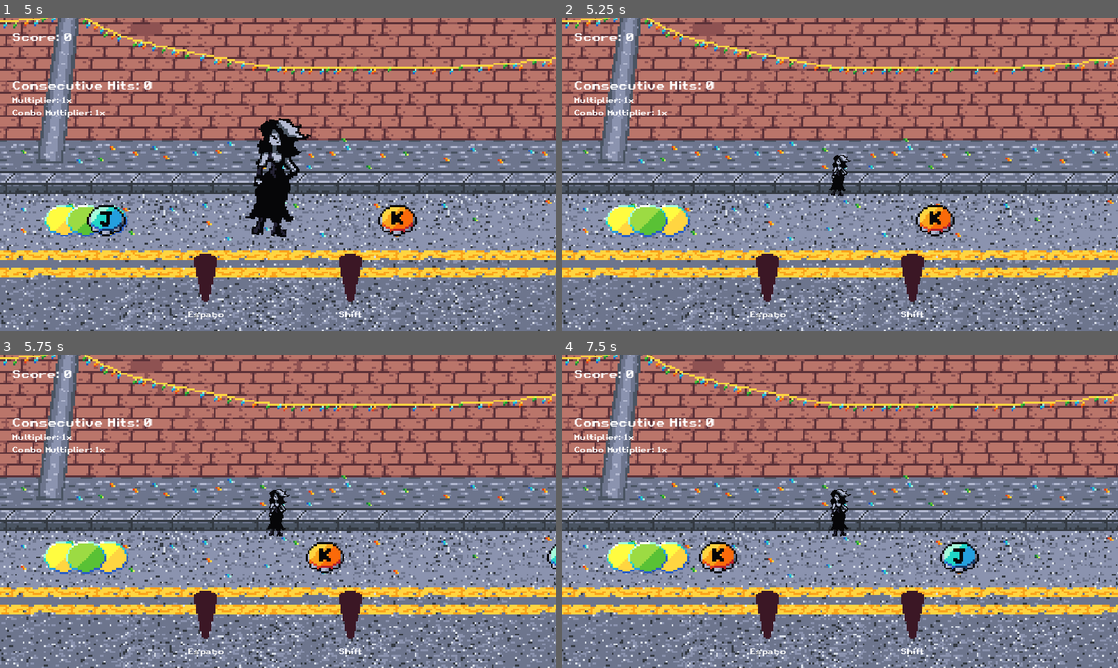
Above: before the commit, frames 1-4 (two rows, left to right).
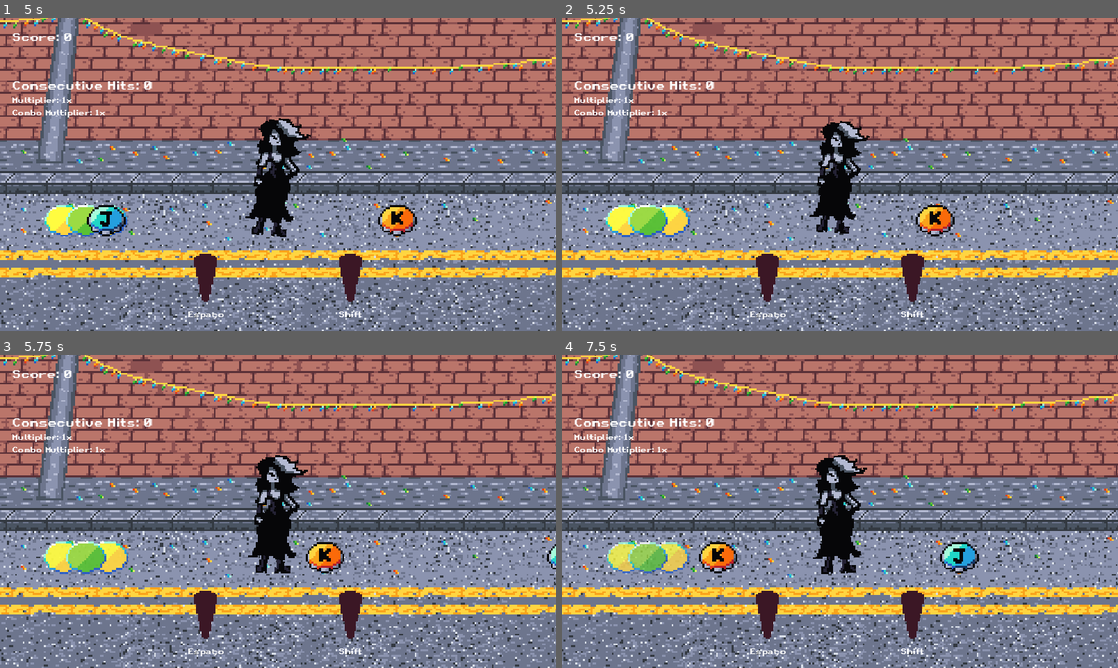
Above: after the commit, the same moments.

Repository: Yuri-amaralsantos/gameRitmo
Game: Godot game, scene res://Scenes/scene_test/scene_test.tscn
Two runs of this game, one before a commit and one after it. Both use one fixed random seed, a clock stepped at 60 frames per second and the inputs below.
Inputs:
- Up to frame 1 (5 s): tap Space (Combo) at 0.6, 1.55, 2.1, 3.05, 4.55 s; tap Shift (SpeedNotes) at 0.8, 1.35, 2.3, 3.8 s; tap D (Internote1) at 2.85 s; tap F (Internote2) at 3.6 s; tap J (Internote3) at 4.35 s
- Up to frame 2 (5.25 s): tap K (Internote4) at 5.1 s
- Up to frame 3 (5.75 s): tap Shift (SpeedNotes) at 5.3 s
- Up to frame 4 (7.5 s): tap Shift (SpeedNotes) at 5.85, 6.8, 7.35 s; tap Space (Combo) at 6.05, 6.6 s

Frame 1 is identical in both runs. In frame 2, 1.8% of the frame differs, in the area x 44-56%, y 32-69%; in frame 3, 2.0%; in frame 4, 2.8%, in the area x 8-55%, y 32-70%.

Commit message:
sistema de som funcionando

Diff:
--- a/Autoloads/signal_manager.gd
+++ b/Autoloads/signal_manager.gd
@@ -8,3 +8,4 @@
 signal on_speed_changed
 signal on_speed_default
 signal on_combo_cleared
+signal on_audio_play(note: String)
--- a/Scenes/character/character.tscn
+++ b/Scenes/character/character.tscn
@@ -32,7 +32,7 @@
 "times": PackedFloat32Array(0, 0.1, 0.3, 0.4),
 "transitions": PackedFloat32Array(1, 1, 1, 1),
 "update": 0,
-"values": [Vector2(0.4, 0.4), Vector2(0.35, 0.35), Vector2(0.45, 0.45), Vector2(0.4, 0.4)]
+"values": [Vector2(1, 1), Vector2(0.95, 0.95), Vector2(1.05, 1.05), Vector2(1, 1)]
 }
 
 [sub_resource type="AnimationLibrary" id="AnimationLibrary_tgcov"]
--- a/Scenes/combo/combo.gd
+++ b/Scenes/combo/combo.gd
@@ -4,9 +4,7 @@
 @onready var note_2: Node2D = $MarginContainer/Internotes/Internote2/Note2
 @onready var note_3: Node2D = $MarginContainer/Internotes/Internote3/Note3
 
-
 var internotes_added: bool = false
-
 
 var note_1_on_tree: bool = false
 var note_2_on_tree: bool = false
@@ -66,6 +64,7 @@
 func on_combo_failed() -> void:
 	reset_wrong_note_finder()
 	GameManager.reset_combo_percentage()
+	SignalManager.on_audio_play.emit("combo_failed")
 	print("combo failed")
 	remove_internotes()
 	reset_combo()
@@ -79,6 +78,7 @@
 		ScoreManager.add_combo_points()
 		GameManager.reset_combo_percentage()
 		internotes_added = false
+		SignalManager.on_audio_play.emit("combo_cleared")
 		reset_combo()
 		reset_wrong_note_finder()
 		SignalManager.on_combo_cleared.emit()
@@ -90,6 +90,7 @@
 func active_combo() -> void:
 	if combo_cooldown.value >= GameManager.combo_cooldown_max_value and Input.is_action_just_pressed("Combo") and GameManager.combo_is_possible == true and GameManager.combo_activated == false:
 		add_new_internotes()
+		SignalManager.on_audio_play.emit("activation")
 		GameManager.combo_activated = true
 
 func instantiate_new_internote(internote: PackedScene, container: String) -> void:
@@ -150,3 +151,10 @@
 func _on_note_3_child_entered_tree(node: Node) -> void:
 	note_3_name = node.name
 	note_3_on_tree = true
+
+
+
+
+func _on_combo_cooldown_value_changed(value: float) -> void:
+	if value >= GameManager.combo_cooldown_max_value:
+		SignalManager.on_audio_play.emit("ready_to_use")
--- a/Scenes/combo/combo.tscn
+++ b/Scenes/combo/combo.tscn
@@ -75,6 +75,7 @@
 horizontal_alignment = 1
 vertical_alignment = 1
 
+[connection signal="value_changed" from="MarginContainer/Cooldown/ComboCooldown" to="." method="_on_combo_cooldown_value_changed"]
 [connection signal="child_entered_tree" from="MarginContainer/Internotes/Internote1/Note1" to="." method="_on_note_1_child_entered_tree"]
 [connection signal="child_exiting_tree" from="MarginContainer/Internotes/Internote1/Note1" to="." method="_on_note_1_child_exiting_tree"]
 [connection signal="child_entered_tree" from="MarginContainer/Internotes/Internote2/Note2" to="." method="_on_note_2_child_entered_tree"]
--- a/Scenes/note_area/note_area.gd
+++ b/Scenes/note_area/note_area.gd
@@ -1,7 +1,4 @@
 extends Area2D
-
-@onready var sound: AnimationPlayer = $AnimationContainer/Sound
-@onready var animation_player: AnimationPlayer = $AnimationContainer/AnimationPlayer
 
 @onready var collision_soon: Area2D = $CollisionSoon
 @onready var collision_perfect: Area2D = $CollisionPerfect
@@ -20,7 +17,7 @@
 	if is_on_area and Input.is_action_just_pressed("KeyNote%s" % stored_area_number):
 		if stored_area != null:
 			SignalManager.on_note_correct.emit("KeyNote%s" % stored_area_number)
-			sound.play("correct")
+			SignalManager.on_audio_play.emit("right_note")
 			add_score()
 	elif is_on_area and Input.is_action_just_pressed("KeyNote1"):
 		if stored_area != null:
@@ -36,7 +33,7 @@
 			key_wrong_pressed()
 
 func key_wrong_pressed() -> void:
-	sound.play("wrong")
+	SignalManager.on_audio_play.emit("wrong_note")
 	ScoreManager.reset_consecutive_hits()
 	GameManager.reset_combo_percentage()
 	stored_area.queue_free()
--- a/Scenes/note_area/note_area.tscn
+++ b/Scenes/note_area/note_area.tscn
@@ -1,9 +1,7 @@
-[gd_scene load_steps=14 format=3 uid="uid://b572r5ogjp4eh"]
+[gd_scene load_steps=9 format=3 uid="uid://b572r5ogjp4eh"]
 
 [ext_resource type="Script" path="res://Scenes/note_area/note_area.gd" id="1_r0v7h"]
 [ext_resource type="Texture2D" uid="uid://bsj1eyr50dgaf" path="res://Assets/note_container/area_acerto.png" id="2_leg2t"]
-[ext_resource type="AudioStream" uid="uid://ddf1it1ngi7cl" path="res://Assets/music/mixkit-correct-answer-tone-2870.wav" id="4_35r11"]
-[ext_resource type="AudioStream" uid="uid://brjh4j3apqcwo" path="res://Assets/music/Eiravaein Works - Start Select/StartSelect,UI,set100,lady,vocalizations,crunchy,multipitched,multitimbral,back.wav" id="5_hcc0u"]
 
 [sub_resource type="RectangleShape2D" id="RectangleShape2D_mnjld"]
 size = Vector2(140, 70)
@@ -37,6 +35,7 @@
 [sub_resource type="Animation" id="Animation_rmi6d"]
 resource_name = "pulse"
 length = 5.0
+loop_mode = 1
 step = 0.1
 tracks/0/type = "value"
 tracks/0/imported = false
@@ -54,70 +53,6 @@
 [sub_resource type="AnimationLibrary" id="AnimationLibrary_230er"]
 _data = {
 "pulse": SubResource("Animation_rmi6d")
-}
-
-[sub_resource type="Animation" id="Animation_53t2s"]
-resource_name = "correct"
-length = 0.4
-step = 0.1
-tracks/0/type = "value"
-tracks/0/imported = false
-tracks/0/enabled = true
-tracks/0/path = NodePath("../AudioStreamPlayer2D:stream")
-tracks/0/interp = 1
-tracks/0/loop_wrap = true
-tracks/0/keys = {
-"times": PackedFloat32Array(0),
-"transitions": PackedFloat32Array(1),
-"update": 1,
-"values": [ExtResource("4_35r11")]
-}
-tracks/1/type = "value"
-tracks/1/imported = false
-tracks/1/enabled = true
-tracks/1/path = NodePath("../AudioStreamPlayer2D:playing")
-tracks/1/interp = 1
-tracks/1/loop_wrap = true
-tracks/1/keys = {
-"times": PackedFloat32Array(0.1),
-"transitions": PackedFloat32Array(1),
-"update": 1,
-"values": [true]
-}
-
-[sub_resource type="Animation" id="Animation_7pciw"]
-resource_name = "wrong"
-length = 0.4
-step = 0.1
-tracks/0/type = "value"
-tracks/0/imported = false
-tracks/0/enabled = true
-tracks/0/path = NodePath("../AudioStreamPlayer2D:stream")
-tracks/0/interp = 1
-tracks/0/loop_wrap = true
-tracks/0/keys = {
-"times": PackedFloat32Array(0),
-"transitions": PackedFloat32Array(1),
-"update": 1,
-"values": [ExtResource("5_hcc0u")]
-}
-tracks/1/type = "value"
-tracks/1/imported = false
-tracks/1/enabled = true
-tracks/1/path = NodePath("../AudioStreamPlayer2D:playing")
-tracks/1/interp = 1
-tracks/1/loop_wrap = true
-tracks/1/keys = {
-"times": PackedFloat32Array(0.1),
-"transitions": PackedFloat32Array(1),
-"update": 1,
-"values": [true]
-}
-
-[sub_resource type="AnimationLibrary" id="AnimationLibrary_gg8hj"]
-_data = {
-"correct": SubResource("Animation_53t2s"),
-"wrong": SubResource("Animation_7pciw")
 }
 
 [node name="NoteArea" type="Area2D"]
@@ -146,29 +81,20 @@
 [node name="CollisionLate" type="CollisionShape2D" parent="CollisionLate"]
 shape = SubResource("RectangleShape2D_lripu")
 
-[node name="AudioStreamPlayer2D" type="AudioStreamPlayer2D" parent="."]
-stream = ExtResource("5_hcc0u")
-max_polyphony = 10
-
 [node name="AnimationContainer" type="Node2D" parent="."]
 
-[node name="Pulse" type="AnimationPlayer" parent="AnimationContainer"]
+[node name="Size" type="AnimationPlayer" parent="AnimationContainer"]
 root_node = NodePath("../..")
 libraries = {
 "": SubResource("AnimationLibrary_1c0mk")
 }
 autoplay = "size"
 
-[node name="Size" type="AnimationPlayer" parent="AnimationContainer"]
+[node name="Pulse" type="AnimationPlayer" parent="AnimationContainer"]
 libraries = {
 "": SubResource("AnimationLibrary_230er")
 }
 autoplay = "pulse"
-
-[node name="Sound" type="AnimationPlayer" parent="AnimationContainer"]
-libraries = {
-"": SubResource("AnimationLibrary_gg8hj")
-}
 
 [connection signal="area_entered" from="." to="." method="_on_area_entered"]
 [connection signal="area_exited" from="." to="." method="_on_area_exited"]
--- a/Scenes/note_off_screen/note_off_screen.gd
+++ b/Scenes/note_off_screen/note_off_screen.gd
@@ -1,13 +1,9 @@
 extends Area2D
-
-
-@onready var audio_stream_player_2d: AudioStreamPlayer2D = $AudioStreamPlayer2D
-
 
 func _on_area_entered(area: Area2D) -> void:
 	if area.is_in_group("KeyNote"):
 		GameManager.reset_combo_percentage()
-		audio_stream_player_2d.play()
+		SignalManager.on_audio_play.emit("wrong_note")
 		area.queue_free()
 		SignalManager.on_note_incorrect.emit()
 		ScoreManager.reset_consecutive_hits()
--- a/Scenes/note_off_screen/note_off_screen.tscn
+++ b/Scenes/note_off_screen/note_off_screen.tscn
@@ -1,7 +1,6 @@
-[gd_scene load_steps=4 format=3 uid="uid://c05skkshuk75j"]
+[gd_scene load_steps=3 format=3 uid="uid://c05skkshuk75j"]
 
 [ext_resource type="Script" path="res://Scenes/note_off_screen/note_off_screen.gd" id="1_eewrw"]
-[ext_resource type="AudioStream" uid="uid://brjh4j3apqcwo" path="res://Assets/music/Eiravaein Works - Start Select/StartSelect,UI,set100,lady,vocalizations,crunchy,multipitched,multitimbral,back.wav" id="2_efk6x"]
 
 [sub_resource type="RectangleShape2D" id="RectangleShape2D_gihh2"]
 size = Vector2(10, 650)
@@ -12,8 +11,4 @@
 [node name="CollisionShape2D" type="CollisionShape2D" parent="."]
 shape = SubResource("RectangleShape2D_gihh2")
 
-[node name="AudioStreamPlayer2D" type="AudioStreamPlayer2D" parent="."]
-stream = ExtResource("2_efk6x")
-max_polyphony = 10
-
 [connection signal="area_entered" from="." to="." method="_on_area_entered"]
--- /dev/null
+++ b/Scenes/notes_sound_effects/notes_sound_effects.gd
@@ -0,0 +1,35 @@
+extends Node
+
+@onready var wrong_note: AudioStreamPlayer = $AudioContainer/WrongNote
+@onready var right_note: AudioStreamPlayer = $AudioContainer/RightNote
+@onready var ready_to_use: AudioStreamPlayer = $AudioContainer/ReadyToUse
+@onready var combo_failed: AudioStreamPlayer = $AudioContainer/ComboFailed
+@onready var combo_cleared: AudioStreamPlayer = $AudioContainer/ComboCleared
+@onready var activation: AudioStreamPlayer = $AudioContainer/Activation
+
+
+func _ready() -> void:
+	SignalManager.on_audio_play.connect(on_audio_play)
+
+func on_audio_play(audio: String) -> void:
+	match audio:
+		"wrong_note":
+			wrong_note.play()
+		"right_note":
+			right_note.play()
+		"ready_to_use":
+			ready_to_use.play()
+		"combo_failed":
+			combo_failed.play()
+		"combo_cleared":
+			combo_cleared.play()
+		"activation":
+			activation.play()
+		"":
+			pass
+		"":
+			pass
+		"":
+			pass
+		"":
+			pass
--- /dev/null
+++ b/Scenes/notes_sound_effects/notes_sound_effects.tscn
@@ -0,0 +1,32 @@
+[gd_scene load_steps=8 format=3 uid="uid://cnunti8j31iad"]
+
+[ext_resource type="Script" path="res://Scenes/notes_sound_effects/notes_sound_effects.gd" id="1_hejnh"]
+[ext_resource type="AudioStream" uid="uid://brjh4j3apqcwo" path="res://Assets/music/Eiravaein Works - Start Select/StartSelect,UI,set100,lady,vocalizations,crunchy,multipitched,multitimbral,back.wav" id="2_6n6kb"]
+[ext_resource type="AudioStream" uid="uid://ddf1it1ngi7cl" path="res://Assets/music/mixkit-correct-answer-tone-2870.wav" id="3_7vmpq"]
+[ext_resource type="AudioStream" uid="uid://ccebrcuyq51c7" path="res://Assets/music/mixkit-bonus-earned-in-video-game-2058.wav" id="4_ovvg5"]
+[ext_resource type="AudioStream" uid="uid://ckta3gs72r8lt" path="res://Assets/music/mixkit-tech-break-fail-2947.wav" id="5_q1hv5"]
+[ext_resource type="AudioStream" uid="uid://dscnce5y7ws28" path="res://Assets/music/mixkit-game-bonus-reached-2065.wav" id="6_2h3nt"]
+[ext_resource type="AudioStream" uid="uid://biwpqhcass2cg" path="res://Assets/music/mixkit-short-bass-hit-2299.wav" id="7_y7yig"]
+
+[node name="NotesSoundEffects" type="Node"]
+script = ExtResource("1_hejnh")
+
+[node name="AudioContainer" type="Node" parent="."]
+
+[node name="WrongNote" type="AudioStreamPlayer" parent="AudioContainer"]
+stream = ExtResource("2_6n6kb")
+
+[node name="RightNote" type="AudioStreamPlayer" parent="AudioContainer"]
+stream = ExtResource("3_7vmpq")
+
+[node name="ReadyToUse" type="AudioStreamPlayer" parent="AudioContainer"]
+stream = ExtResource("4_ovvg5")
+
+[node name="ComboFailed" type="AudioStreamPlayer" parent="AudioContainer"]
+stream = ExtResource("5_q1hv5")
+
+[node name="ComboCleared" type="AudioStreamPlayer" parent="AudioContainer"]
+stream = ExtResource("6_2h3nt")
+
+[node name="Activation" type="AudioStreamPlayer" parent="AudioContainer"]
+stream = ExtResource("7_y7yig")
--- a/Scenes/scene_test/scene_test.tscn
+++ b/Scenes/scene_test/scene_test.tscn
@@ -9,6 +9,7 @@
 [ext_resource type="PackedScene" uid="uid://bngjqd5pyjvdg" path="res://Scenes/speed_notes/speed_notes.tscn" id="7_f4wyi"]
 [ext_resource type="PackedScene" uid="uid://b8pb4sxol0pqb" path="res://Scenes/consecutive_hits/consecutive_hits.tscn" id="8_nrmr4"]
 [ext_resource type="PackedScene" uid="uid://c05skkshuk75j" path="res://Scenes/note_off_screen/note_off_screen.tscn" id="9_u3jqo"]
+[ext_resource type="PackedScene" uid="uid://cnunti8j31iad" path="res://Scenes/notes_sound_effects/notes_sound_effects.tscn" id="10_icgbu"]
 
 [sub_resource type="Animation" id="Animation_ljmqf"]
 length = 0.001
@@ -143,4 +144,6 @@
 [node name="NoteOffScreen" parent="." instance=ExtResource("9_u3jqo")]
 position = Vector2(-50, 324)
 
+[node name="NotesSoundEffects" parent="." instance=ExtResource("10_icgbu")]
+
 [connection signal="timeout" from="TimerNote" to="." method="_on_timer_note_timeout"]
--- a/Scenes/speed_notes/speed_notes.gd
+++ b/Scenes/speed_notes/speed_notes.gd
@@ -20,6 +20,7 @@
 		if Input.is_action_just_pressed("SpeedNotes"):
 			speed_note_activated = true
 			SignalManager.on_speed_changed.emit()
+			SignalManager.on_audio_play.emit("activation")
 			GameManager.note_speed += GameManager.note_speed * GameManager.note_speed_multiplier
 			timer.start()
 
@@ -29,3 +30,8 @@
 	SignalManager.on_speed_default.emit()
 	GameManager.reset_speed_notes_percentage()
 	speed_note_activated = false
+
+
+func _on_texture_progress_bar_value_changed(value: float) -> void:
+	if value >= GameManager.speed_notes_cooldown_max_value:
+		SignalManager.on_audio_play.emit("ready_to_use")
--- a/Scenes/speed_notes/speed_notes.tscn
+++ b/Scenes/speed_notes/speed_notes.tscn
@@ -58,4 +58,5 @@
 [node name="Timer" type="Timer" parent="."]
 wait_time = 10.0
 
+[connection signal="value_changed" from="MarginContainer/TextureProgressBar" to="." method="_on_texture_progress_bar_value_changed"]
 [connection signal="timeout" from="Timer" to="." method="_on_timer_timeout"]
Not shown: 1 places in Scenes/scene_test/scene_test.tscn that only renumber resources
